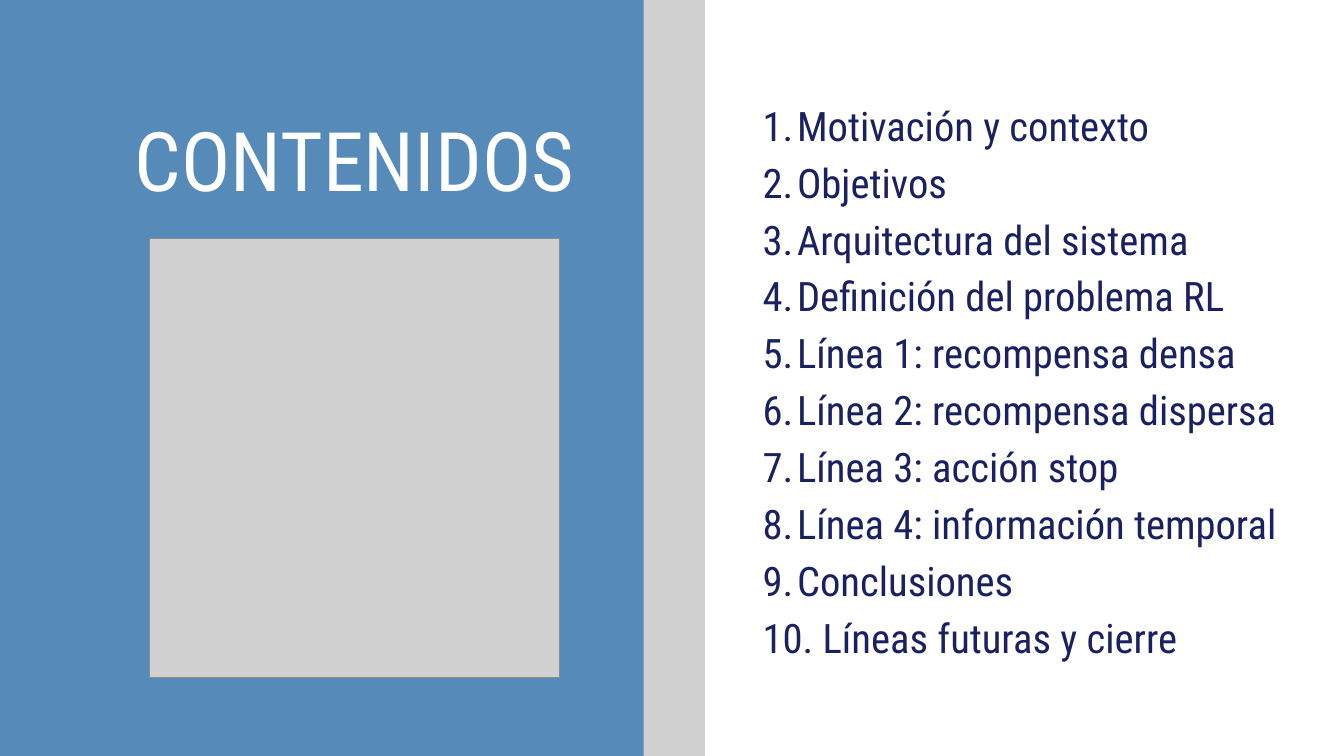
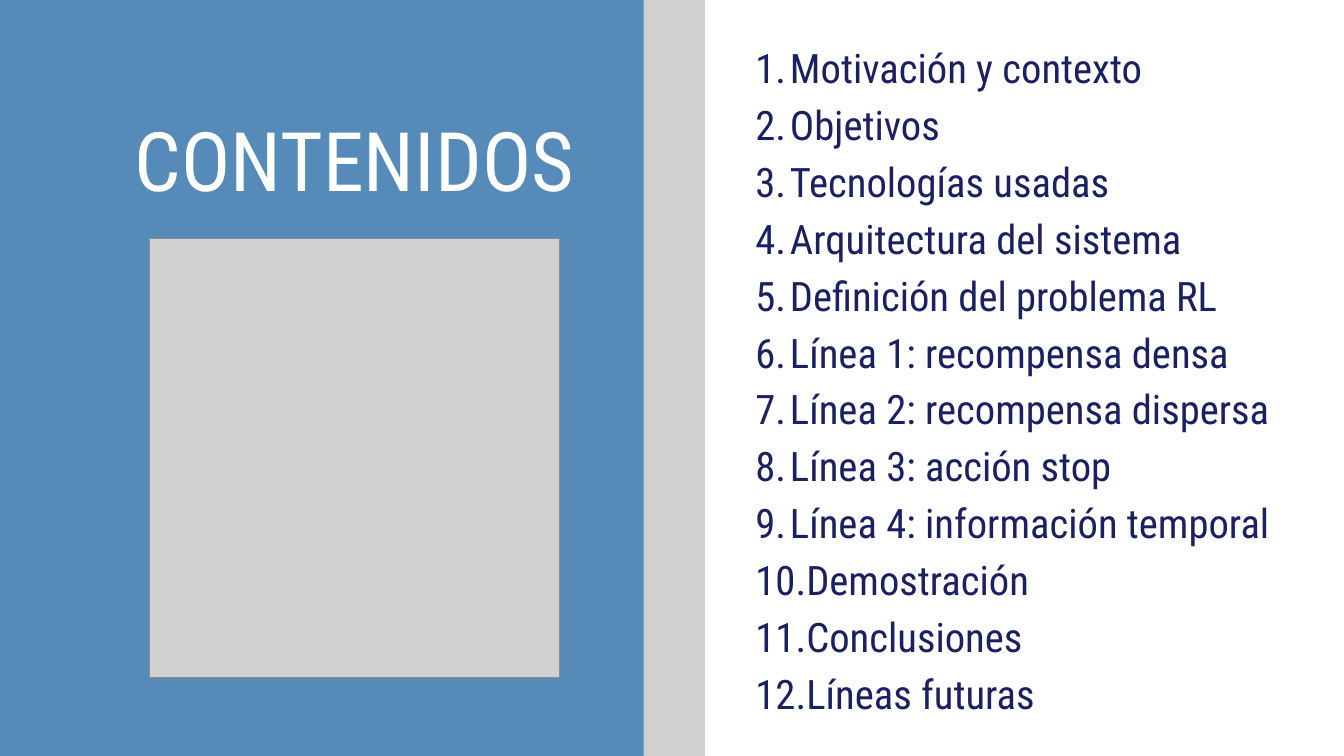
Before and after one commit to davidsolero/TFG-Coppelia-Reinforcement-Learning, a slide deck: slide 2 of redaccion/defensa/Presentación Trabajo Final Tesis Profesional Moderna Sencilla Azul .pptx. Drawn at 1344x756 pixels with LibreOffice and Linux fonts; fonts in the diff are those of the drawing; grey boxes stand for pictures. Boxes give left, top, right and bottom in pixels: in the first picture for what was removed or moved away, otherwise in the second. Text is boxed around its words. In the diff, an @@ line names an element or a change of style, - is before the commit and + after.

```diff
--- a/redaccion/defensa/Presentación Trabajo Final Tesis Profesional Moderna Sencilla Azul .pptx
+++ b/redaccion/defensa/Presentación Trabajo Final Tesis Profesional Moderna Sencilla Azul .pptx
@@ freeform shape at <box>704,0,1344,756</box>: outline redrawn @@
@@ text "Motivación y contexto": place and size @@
-text "Motivación y contexto" at <box>763,110,1276,662</box>
+text "Motivación y contexto" at <box>755,52,1269,710</box>
@@ text at <box>755,166,1109,206</box>: paragraph added @@
+  3. Tecnologías usadas
@@ text at <box>755,564,1028,596</box>: paragraph added @@
+  10. Demostración
@@ text at <box>755,678,1035,710</box>: text changed @@
-  10. Líneas futuras y cierre
+  12. Líneas futuras
```
Also in this commit, not shown: 6 other slides changed, 12 slides added, 8 slides removed.
